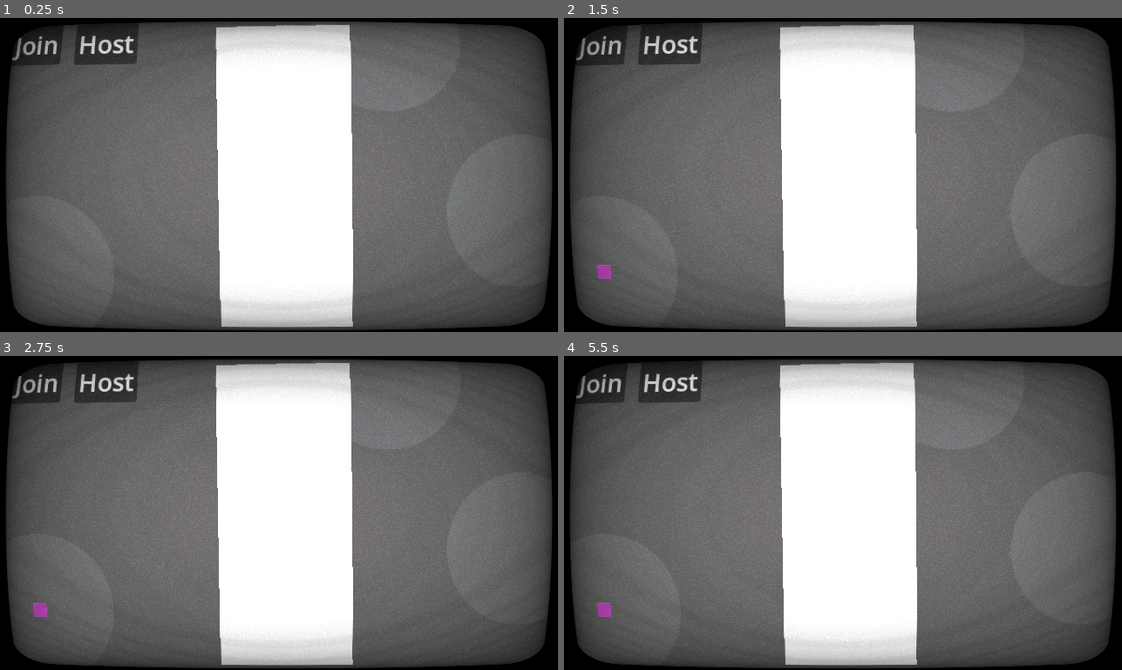
Above: before the commit, frames 1-4 (two rows, left to right).
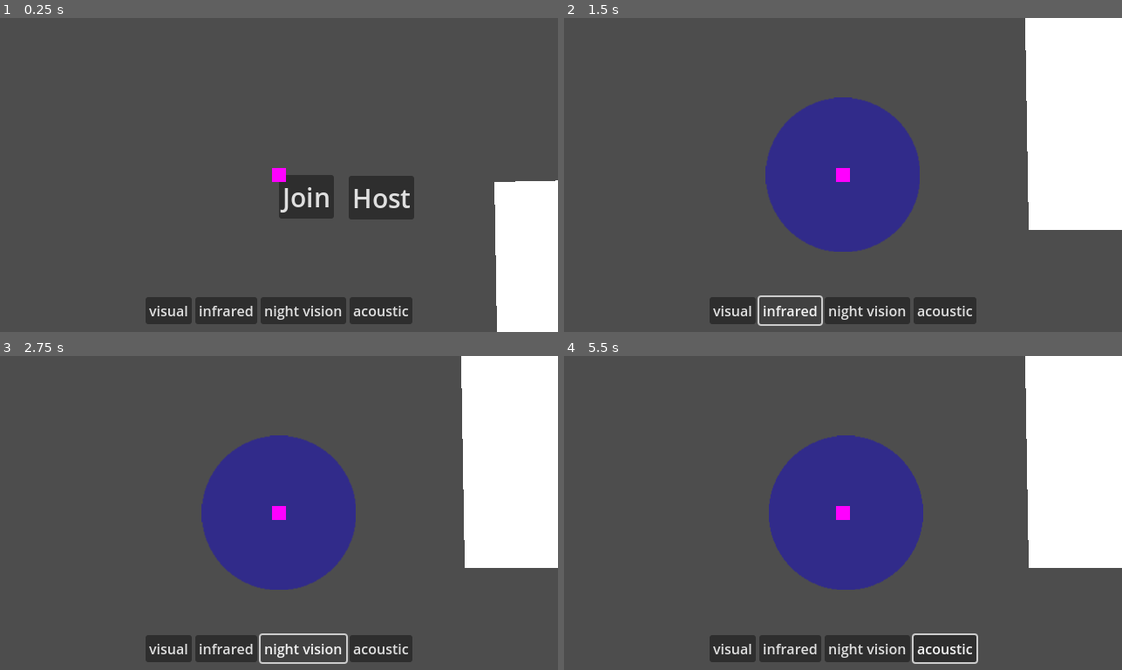
Above: after the commit, the same moments.

Repository: perrycate/ggj-2026
Game: Godot game, scene res://scenes/world/game.tscn
Same seed, same stepped clock (60 frames per second), same inputs: the game is played once before the commit and once after it. The engine's default icon, where the game draws it, is replaced by a stand-in: a white triangle on a blue panel in a dark square.
Inputs (mouse positions are in pixels of both pictures, inside the frame that each line leads up to):
- Up to frame 1 (0.25 s): no input
- Up to frame 2 (1.5 s): click (731, 310) at 0.5 s, where only the run after the commit has a clickable "visual"; click (792, 310) at 1.25 s, where only the run after the commit has a clickable "infrared"
- Up to frame 3 (2.75 s): click (301, 648) at 2 s, where only the run after the commit has a clickable "night vision"
- Up to frame 4 (5.5 s): click (943, 648) at 2.75 s, where only the run after the commit has a clickable "acoustic"; click (664, 377) at 3.5 s, where only the run before the commit has a clickable "Host"; click (591, 377) at 4.25 s, where only the run before the commit has a clickable "Join"; tap Enter at 5 s; hold D (move_right) from 5.03 s (still down); hold E (next_camera) from 5.03 s (still down)

The runs differ from the first frame. In frame 1, 68% of the frame differs, in the area x 0-100%, y 0-100%; in frame 2, 71%; in frame 3, 71%; in frame 4, 71%.

Commit message:
spotlight implementation more fleshed out

Diff:
--- a/scenes/camera/camera.tscn
+++ b/scenes/camera/camera.tscn
@@ -3,8 +3,8 @@
 [ext_resource type="Script" uid="uid://d2b73pyf7btsx" path="res://scripts/camera/camera.gd" id="1_6m2n3"]
 [ext_resource type="Texture2D" uid="uid://ducafcw732aa5" path="res://art/camera.png" id="2_0jiuk"]
 [ext_resource type="Texture2D" uid="uid://cojcvtcrfwurv" path="res://art/spotlight.png" id="2_k3vso"]
-[ext_resource type="Script" uid="uid://bhd1vsmbdtydl" path="res://scripts/states/state_machine.gd" id="3_0jiuk"]
 [ext_resource type="Script" uid="uid://bstp46uc1rhmo" path="res://scripts/camera/infrared.gd" id="4_4ph7v"]
+[ext_resource type="Script" uid="uid://bpirsupwtgqe6" path="res://scripts/camera/camera_state_machine.gd" id="4_k3vso"]
 [ext_resource type="Script" uid="uid://cxatfi0jqfubi" path="res://scripts/camera/visual.gd" id="5_k3vso"]
 [ext_resource type="Script" uid="uid://pdp7tipda741" path="res://scripts/camera/acoustic.gd" id="6_kuc5t"]
 [ext_resource type="Script" uid="uid://bd3ed0d1b7qpl" path="res://scripts/camera/night_vision.gd" id="7_4ph7v"]
@@ -12,8 +12,26 @@
 [node name="Camera" type="CharacterBody2D"]
 script = ExtResource("1_6m2n3")
 
-[node name="VisualSpotlight" type="Sprite2D" parent="."]
+[node name="Spotlights" type="Node2D" parent="."]
+
+[node name="AcousticSpotlight" type="Sprite2D" parent="Spotlights"]
+visible = false
+modulate = Color(0.7294118, 0, 0.14509805, 0.38039216)
+texture = ExtResource("2_k3vso")
+
+[node name="InfraredSpotlight" type="Sprite2D" parent="Spotlights"]
+visible = false
+modulate = Color(0.05882353, 0, 0.84705883, 0.4392157)
+texture = ExtResource("2_k3vso")
+
+[node name="VisualSpotlight" type="Sprite2D" parent="Spotlights"]
+visible = false
 modulate = Color(0.49747366, 0.49747372, 0.49747354, 0.19607843)
+texture = ExtResource("2_k3vso")
+
+[node name="NightVisionSpotlight" type="Sprite2D" parent="Spotlights"]
+visible = false
+modulate = Color(0, 0.6, 0.28627452, 0.4509804)
 texture = ExtResource("2_k3vso")
 
 [node name="CameraIcon" type="Sprite2D" parent="."]
@@ -21,18 +39,19 @@
 position = Vector2(11, 0)
 texture = ExtResource("2_0jiuk")
 
-[node name="StateMachine" type="Node" parent="."]
-script = ExtResource("3_0jiuk")
-metadata/_custom_type_script = "uid://bhd1vsmbdtydl"
+[node name="StateMachine" type="Node" parent="." node_paths=PackedStringArray("initial_state")]
+script = ExtResource("4_k3vso")
+initial_state = NodePath("Visual")
+metadata/_custom_type_script = "uid://bpirsupwtgqe6"
+
+[node name="Visual" type="Node" parent="StateMachine"]
+script = ExtResource("5_k3vso")
 
 [node name="Infrared" type="Node" parent="StateMachine"]
 script = ExtResource("4_4ph7v")
 
-[node name="Visual" type="Node" parent="StateMachine"]
-script = ExtResource("5_k3vso")
+[node name="NightVision" type="Node" parent="StateMachine"]
+script = ExtResource("7_4ph7v")
 
 [node name="Acoustic" type="Node" parent="StateMachine"]
 script = ExtResource("6_kuc5t")
-
-[node name="NightVision" type="Node" parent="StateMachine"]
-script = ExtResource("7_4ph7v")
--- a/scenes/watcher/watcher.tscn
+++ b/scenes/watcher/watcher.tscn
@@ -33,6 +33,32 @@
 shader_parameter/vignette_intensity = 0.4
 shader_parameter/vignette_opacity = 0.5
 
+[sub_resource type="ShaderMaterial" id="ShaderMaterial_mrnq6"]
+shader = ExtResource("6_mrnq6")
+shader_parameter/overlay = false
+shader_parameter/resolution = Vector2(640, 360)
+shader_parameter/brightness = 1.4
+shader_parameter/scanlines_opacity = 0.0400000019
+shader_parameter/scanlines_width = 0.25
+shader_parameter/grille_opacity = 0.050000002375
+shader_parameter/roll = false
+shader_parameter/roll_speed = 8.0
+shader_parameter/roll_size = 0.0
+shader_parameter/roll_variation = 1.8000000822401199
+shader_parameter/distort_intensity = 0.010000000475
+shader_parameter/aberration = 4.7499999933364734e-08
+shader_parameter/noise_opacity = 0.4
+shader_parameter/noise_speed = 5.0
+shader_parameter/static_noise_intensity = 0.06
+shader_parameter/pixelate = false
+shader_parameter/discolor = true
+shader_parameter/warp_amount = 0.30000001425
+shader_parameter/clip_warp = false
+shader_parameter/vignette_intensity = 0.4
+shader_parameter/vignette_opacity = 0.5
+
+[sub_resource type="CanvasTexture" id="CanvasTexture_ge30l"]
+
 [node name="Watcher" type="Node2D"]
 script = ExtResource("1_ilq2x")
 
@@ -55,3 +81,63 @@
 
 [node name="Sprite2D" type="Sprite2D" parent="."]
 material = SubResource("ShaderMaterial_ge30l")
+
+[node name="Camera2D" type="Camera2D" parent="."]
+
+[node name="Control" type="Control" parent="."]
+layout_mode = 3
+anchors_preset = 0
+offset_right = 40.0
+offset_bottom = 40.0
+
+[node name="CRTFilter" type="TextureRect" parent="Control"]
+visible = false
+z_index = 5
+material = SubResource("ShaderMaterial_mrnq6")
+layout_mode = 0
+offset_left = -320.0
+offset_top = -180.0
+offset_right = 320.0
+offset_bottom = 180.0
+size_flags_vertical = 4
+texture = SubResource("CanvasTexture_ge30l")
+
+[node name="MarginContainer" type="MarginContainer" parent="Control"]
+custom_minimum_size = Vector2(640, 360)
+layout_mode = 1
+anchors_preset = 15
+anchor_right = 1.0
+anchor_bottom = 1.0
+offset_left = -320.0
+offset_top = -180.0
+offset_right = 280.0
+offset_bottom = 140.0
+grow_horizontal = 2
+grow_vertical = 2
+theme_override_constants/margin_top = 320
+theme_override_constants/margin_bottom = 10
+
+[node name="HBoxContainer" type="HBoxContainer" parent="Control/MarginContainer"]
+layout_mode = 2
+alignment = 1
+
+[node name="VisualButton" type="Button" parent="Control/MarginContainer/HBoxContainer"]
+layout_mode = 2
+text = "visual"
+
+[node name="InfraredButton" type="Button" parent="Control/MarginContainer/HBoxContainer"]
+layout_mode = 2
+text = "infrared"
+
+[node name="NightVisionButton" type="Button" parent="Control/MarginContainer/HBoxContainer"]
+layout_mode = 2
+text = "night vision"
+
+[node name="AcoutsticButton" type="Button" parent="Control/MarginContainer/HBoxContainer"]
+layout_mode = 2
+text = "acoustic"
+
+[connection signal="pressed" from="Control/MarginContainer/HBoxContainer/VisualButton" to="StateMachine/Controlling" method="_on_visual_button_pressed"]
+[connection signal="pressed" from="Control/MarginContainer/HBoxContainer/InfraredButton" to="StateMachine/Controlling" method="_on_infrared_button_pressed"]
+[connection signal="pressed" from="Control/MarginContainer/HBoxContainer/NightVisionButton" to="StateMachine/Controlling" method="_on_night_vision_button_pressed"]
+[connection signal="pressed" from="Control/MarginContainer/HBoxContainer/AcoutsticButton" to="StateMachine/Controlling" method="_on_acoutstic_button_pressed"]
--- a/scenes/world/game.tscn
+++ b/scenes/world/game.tscn
@@ -1,37 +1,10 @@
-[gd_scene load_steps=9 format=3 uid="uid://7k81egc5b2va"]
+[gd_scene load_steps=6 format=3 uid="uid://7k81egc5b2va"]
 
 [ext_resource type="Script" uid="uid://bf5rqo731sapw" path="res://scripts/world/game.gd" id="1_w44h4"]
 [ext_resource type="PackedScene" uid="uid://bm0nx058xtv3u" path="res://scenes/watcher/watcher.tscn" id="2_3iwug"]
 [ext_resource type="Script" uid="uid://jv3hiunrens3" path="res://scenes/world/network_discovery.gd" id="2_hqfqh"]
 [ext_resource type="Script" uid="uid://cd37l6i8nl0xg" path="res://scripts/watcher/cameras.gd" id="3_r5nxa"]
 [ext_resource type="PackedScene" uid="uid://qwvh0nx7hhec" path="res://scenes/camera/camera.tscn" id="4_r5nxa"]
-[ext_resource type="Shader" uid="uid://denlbln4000b4" path="res://shaders/CRT.gdshader" id="6_sarsd"]
-
-[sub_resource type="ShaderMaterial" id="ShaderMaterial_3gx7t"]
-shader = ExtResource("6_sarsd")
-shader_parameter/overlay = false
-shader_parameter/resolution = Vector2(640, 360)
-shader_parameter/brightness = 1.4
-shader_parameter/scanlines_opacity = 0.0400000019
-shader_parameter/scanlines_width = 0.25
-shader_parameter/grille_opacity = 0.050000002375
-shader_parameter/roll = false
-shader_parameter/roll_speed = 8.0
-shader_parameter/roll_size = 0.0
-shader_parameter/roll_variation = 1.8000000822401199
-shader_parameter/distort_intensity = 0.010000000475
-shader_parameter/aberration = 4.7499999933364734e-08
-shader_parameter/noise_opacity = 0.4
-shader_parameter/noise_speed = 5.0
-shader_parameter/static_noise_intensity = 0.06
-shader_parameter/pixelate = false
-shader_parameter/discolor = true
-shader_parameter/warp_amount = 0.30000001425
-shader_parameter/clip_warp = false
-shader_parameter/vignette_intensity = 0.4
-shader_parameter/vignette_opacity = 0.5
-
-[sub_resource type="CanvasTexture" id="CanvasTexture_2oj1e"]
 
 [node name="Game" type="Node2D"]
 script = ExtResource("1_w44h4")
@@ -75,13 +48,5 @@
 [node name="Network" type="Node" parent="."]
 script = ExtResource("2_hqfqh")
 
-[node name="TextureRect" type="TextureRect" parent="."]
-z_index = 5
-material = SubResource("ShaderMaterial_3gx7t")
-offset_right = 640.0
-offset_bottom = 362.0
-size_flags_vertical = 4
-texture = SubResource("CanvasTexture_2oj1e")
-
 [connection signal="pressed" from="JoinButton" to="." method="_on_join_button_pressed"]
 [connection signal="pressed" from="HostButton" to="." method="_on_host_button_pressed"]
--- a/scripts/camera/acoustic.gd
+++ b/scripts/camera/acoustic.gd
@@ -1 +1,9 @@
-extends Node
+extends CameraState
+
+func enter(_message):
+	super(_message)
+	acoustic_spotlight.show()
+
+func exit():
+	super()
+	acoustic_spotlight.hide()
--- a/scripts/camera/camera.gd
+++ b/scripts/camera/camera.gd
@@ -1,11 +1,25 @@
 extends CharacterBody2D
 class_name Camera
 
+var change_cooldown: float = 0
 var is_active: bool = false
+
+@onready var state_machine = $StateMachine
+
+@onready var visual_spotlight: Sprite2D = $Spotlights/VisualSpotlight
+@onready var infrared_spotlight: Sprite2D = $Spotlights/InfraredSpotlight
+@onready var night_vision_spotlight: Sprite2D = $Spotlights/NightVisionSpotlight
+@onready var acoustic_spotlight: Sprite2D = $Spotlights/AcousticSpotlight
+
+const CHANGE_COOLDOWN_MAX: float = 3.0
 const CAMERA_SPEED: float = 200
+
 
 func _ready() -> void:
 	pass
+
+func _process(delta: float) -> void:
+	change_cooldown = clampf(change_cooldown - delta, 0.0, CHANGE_COOLDOWN_MAX)
 
 func _physics_process(_delta: float) -> void:
 	if is_active:
@@ -15,3 +29,10 @@
 		velocity = Vector2.ZERO
 
 	move_and_slide()
+
+func change_mask(new_mask) -> void:
+	if change_cooldown != 0:
+		return
+
+	if state_machine.transition_mask(new_mask):
+		change_cooldown = CHANGE_COOLDOWN_MAX
--- a/scripts/camera/camera_state.gd
+++ b/scripts/camera/camera_state.gd
@@ -1,3 +1,7 @@
 extends State
+class_name CameraState
 
-class_name CameraState
+@onready var visual_spotlight: Sprite2D = $"../../Spotlights/VisualSpotlight"
+@onready var infrared_spotlight: Sprite2D = $"../../Spotlights/InfraredSpotlight"
+@onready var night_vision_spotlight: Sprite2D = $"../../Spotlights/NightVisionSpotlight"
+@onready var acoustic_spotlight: Sprite2D = $"../../Spotlights/AcousticSpotlight"
--- a/scripts/camera/camera_state_machine.gd
+++ b/scripts/camera/camera_state_machine.gd
@@ -1,2 +1,20 @@
 extends StateMachine
 class_name CameraStateMachine
+
+# CT: just a slightly altered state transitioning function
+func transition_mask(new_mask_name):
+	var new_mask = states.get(new_mask_name)
+	if !new_mask:
+		return false
+
+	# CT: no need to transition to the same state
+	if new_mask == current_state:
+		return false
+
+	if current_state:
+		current_state.exit()
+
+	new_mask.enter("")
+
+	current_state = new_mask
+	return true
--- a/scripts/camera/infrared.gd
+++ b/scripts/camera/infrared.gd
@@ -1 +1,9 @@
-extends Node
+extends CameraState
+
+func enter(_message):
+	super(_message)
+	infrared_spotlight.show()
+
+func exit():
+	super()
+	infrared_spotlight.hide()
--- a/scripts/camera/night_vision.gd
+++ b/scripts/camera/night_vision.gd
@@ -1 +1,9 @@
-extends Node
+extends CameraState
+
+func enter(_message):
+	super(_message)
+	night_vision_spotlight.show()
+
+func exit():
+	super()
+	night_vision_spotlight.hide()
--- a/scripts/camera/visual.gd
+++ b/scripts/camera/visual.gd
@@ -1 +1,9 @@
-extends Node
+extends CameraState
+
+func enter(_message):
+	super(_message)
+	visual_spotlight.show()
+
+func exit():
+	super()
+	visual_spotlight.hide()
--- a/scripts/states/state.gd
+++ b/scripts/states/state.gd
@@ -3,6 +3,8 @@
 class_name State
 
 signal transition
+
+var active: bool = false
 
 const NO_MESSAGE: String = ""
 
@@ -19,11 +21,13 @@
 	#print(body.character_name, " state name: ", state_name)
 
 func enter(_message):
+	active = true
 	print(base_node.name, " entering state: ", state_name)
 	#print(body.character_name, " entering state: ", state_name)
 	pass
 
 func exit():
+	active = false
 	#print(base_node.character_name, " exiting state: ", state_name)
 	#body.move_and_slide()
 	pass
--- a/scripts/watcher/controlling.gd
+++ b/scripts/watcher/controlling.gd
@@ -1,4 +1,4 @@
-extends State
+extends WatcherState
 class_name WatcherControlling
 
 func _read() -> void:
@@ -26,3 +26,19 @@
 func physics_update(_delta: float):
 	base_node.global_position = base_node.current_camera.global_position
 	pass
+
+func attempt_mask_change(mask: String):
+	if active:
+		base_node.current_camera.change_mask(mask)
+
+func _on_visual_button_pressed() -> void:
+	attempt_mask_change("Visual")
+
+func _on_infrared_button_pressed() -> void:
+	attempt_mask_change("Infrared")
+
+func _on_night_vision_button_pressed() -> void:
+	attempt_mask_change("NightVision")
+
+func _on_acoutstic_button_pressed() -> void:
+	attempt_mask_change("Acoustic")
--- a/scripts/watcher/watcher.gd
+++ b/scripts/watcher/watcher.gd
@@ -22,3 +22,7 @@
 		current_camera_index = game_node.camera_list.size()-1
 
 	current_camera = game_node.camera_list[current_camera_index]
+
+
+func _on_infrared_button_pressed() -> void:
+	pass # Replace with function body.
--- a/scripts/world/game.gd
+++ b/scripts/world/game.gd
@@ -118,7 +118,6 @@
 
 	return 0
 
-
 func add_camera(camera: Camera):
 	if camera != null:
 		camera_list.append(camera)
Not shown: 1 places in scenes/watcher/watcher.tscn that only renumber resources
